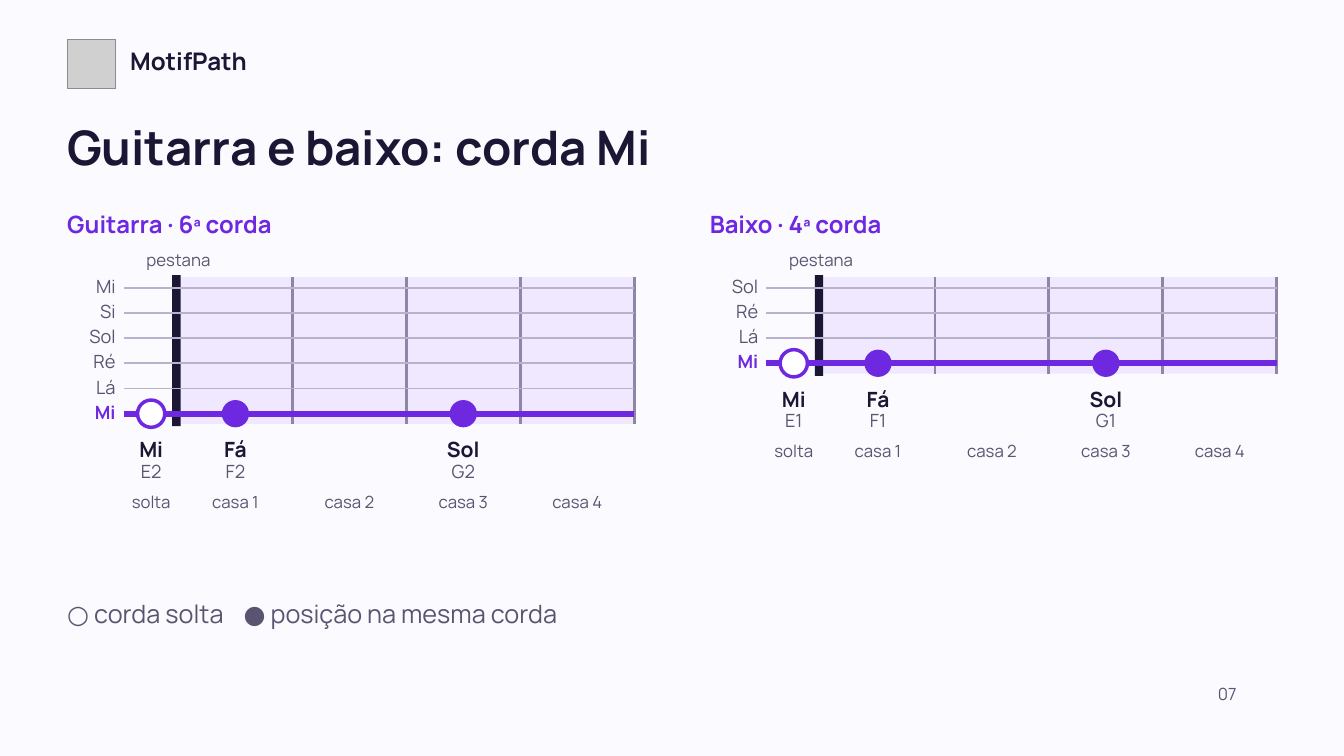
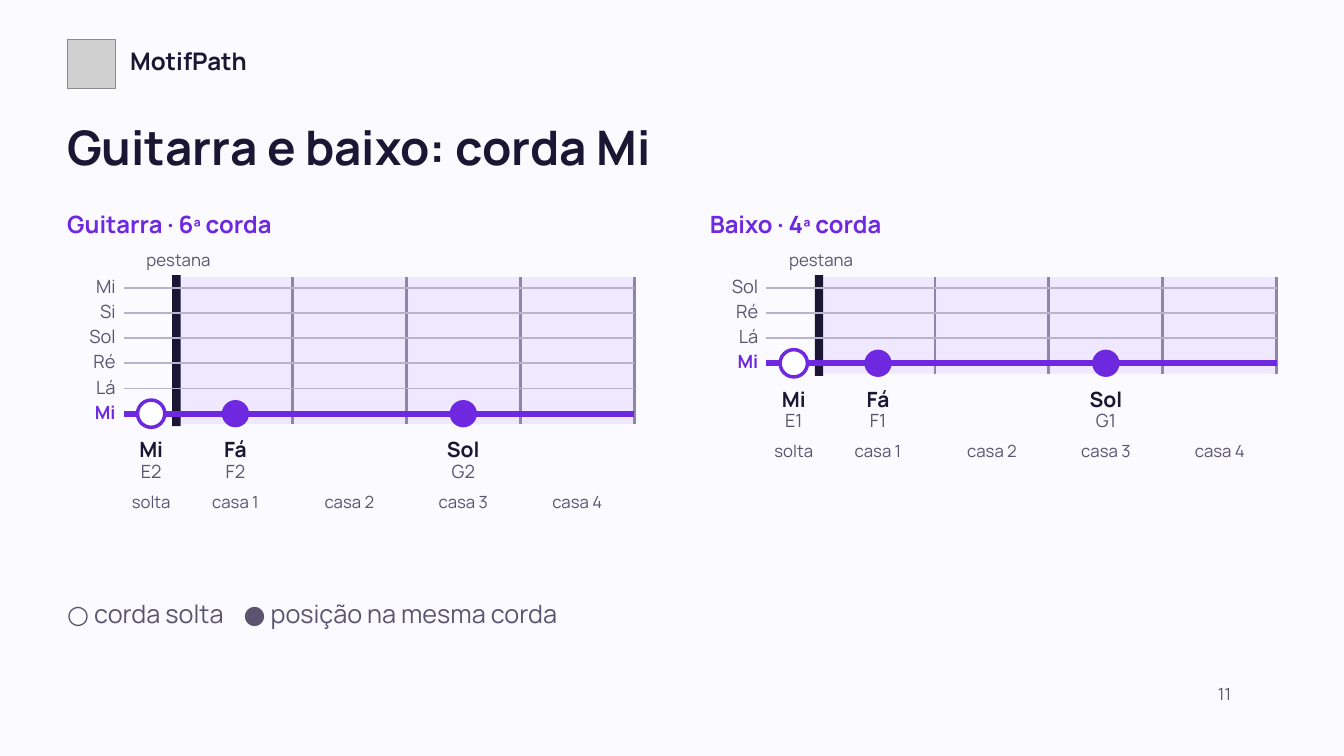
Before and after one commit to motifpath/motifpath-specs, a slide deck: slide 11 of curriculum/content/first-notes/slides/lesson-a.pt-BR.pptx (slide 7 before the commit). Drawn at 1344x756 pixels with LibreOffice and Linux fonts; fonts in the diff are those of the drawing; grey boxes stand for pictures. Boxes give left, top, right and bottom in pixels: in the first picture for what was removed or moved away, otherwise in the second. Text is boxed around its words. In the diff, an @@ line names an element or a change of style, - is before the commit and + after.

```diff
--- a/curriculum/content/first-notes/slides/lesson-a.pt-BR.pptx
+++ b/curriculum/content/first-notes/slides/lesson-a.pt-BR.pptx
@@ text at <box>1218,688,1231,700</box>: text changed @@
-07
+11
```
Also in this commit, not shown: 10 other slides changed, 4 slides added, 7 other files.
